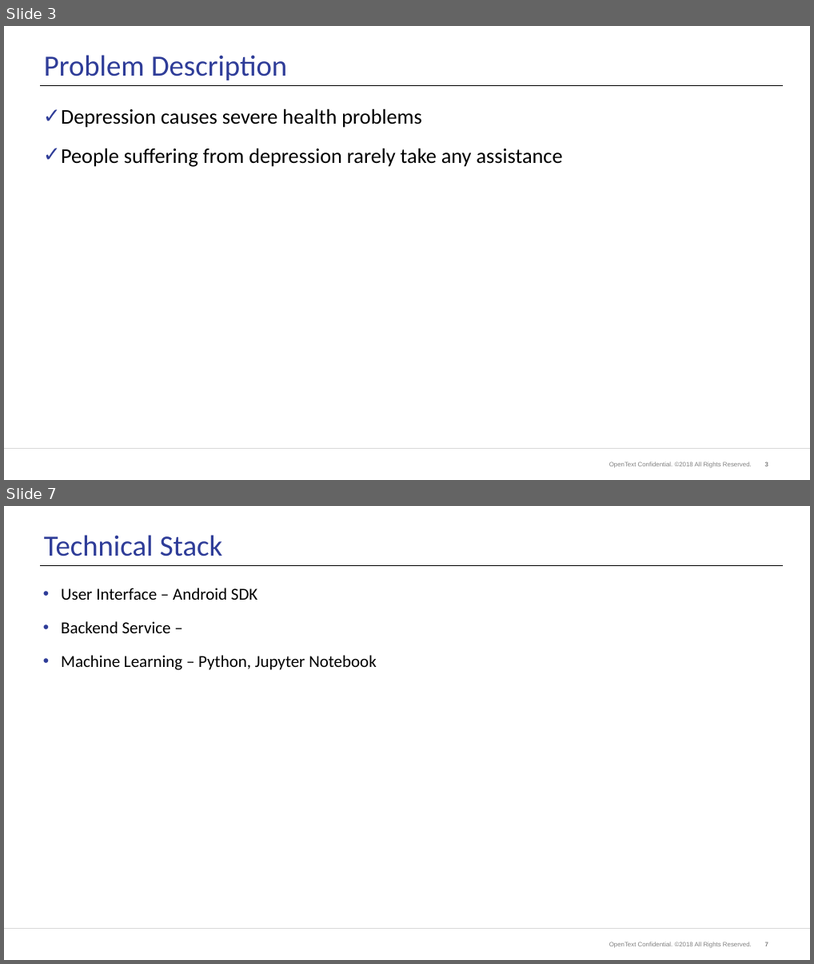
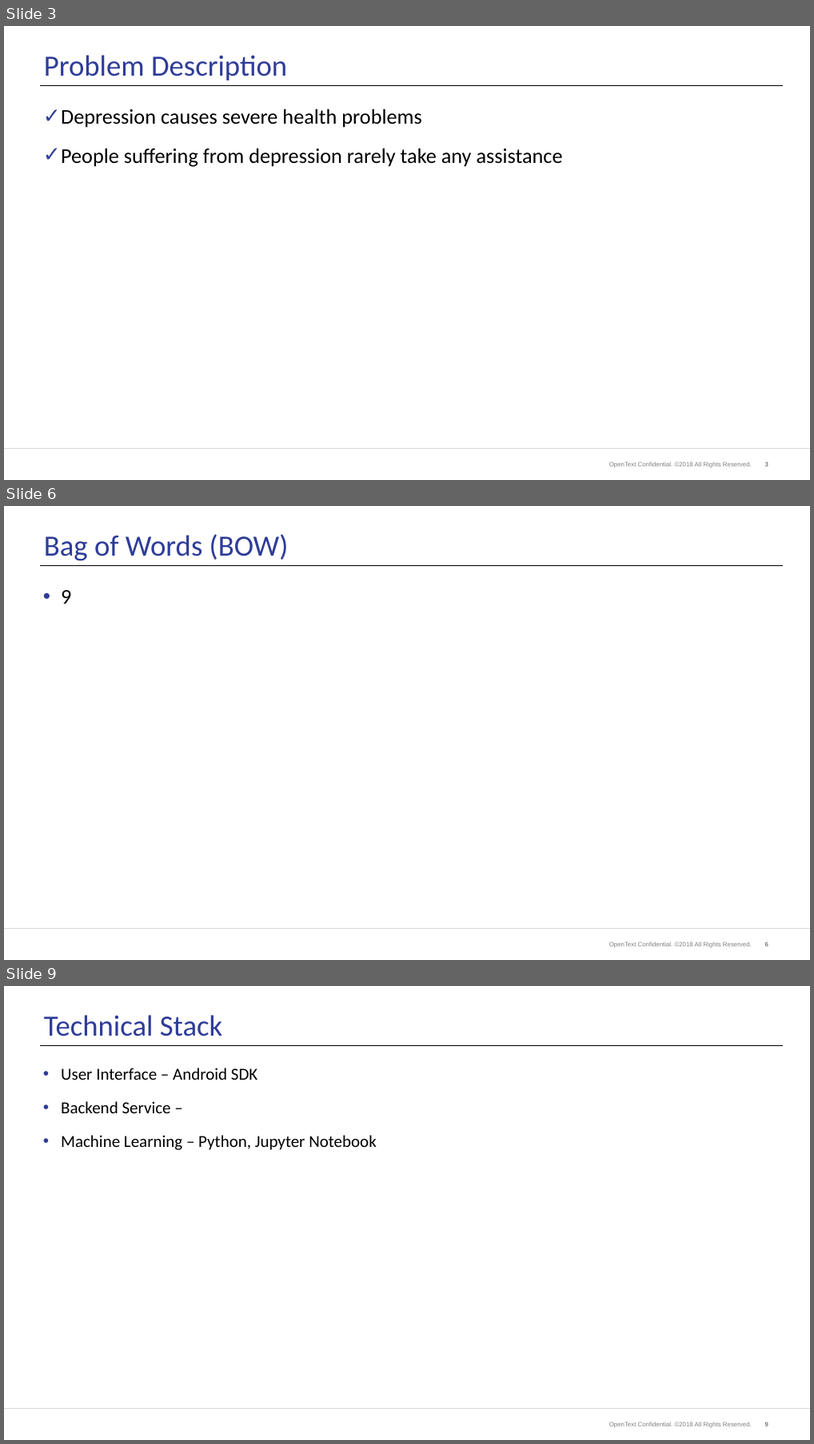
Before and after one commit to ela4490/Data-Science, a slide deck: DepressionTracker.pptx. Shown one above the other, each under a label of ours: slides 3 and 7 before the commit, slides 3, 6 and 9 after it; the slides between them are not shown. The pictures are 814x964 and 814x1444 pixels, drawn with LibreOffice and Linux fonts; fonts in the diff are those of the drawing; background and template pictures are left out. Boxes give left, top, right and bottom in pixels: in the first picture for what was removed or moved away, otherwise in the second. Text is boxed around its words. In the diff, an @@ line names an element or a change of style, - is before the commit and + after.

```diff
--- a/DepressionTracker.pptx
+++ b/DepressionTracker.pptx
@@ slide 6 added at [4,506,810,960], background #FFFFFF; not listed: 3 template elements that a slide beside it also shows @@
@@ title added at [44,534,289,561], 70 pt, text #2E3C98 @@
+Bag of Words (BOW)
@@ line added from (40, 565) to (783, 565), #000000 0.75 pt @@
@@ text added at [61,590,71,604], 50 pt, text #000000 @@
+• 9
@@ what was slide 7 is now slide 9 @@
```
Also in this commit, not shown: 4 slides changed, 2 other slides added, 1 slide removed, 1 other file.
